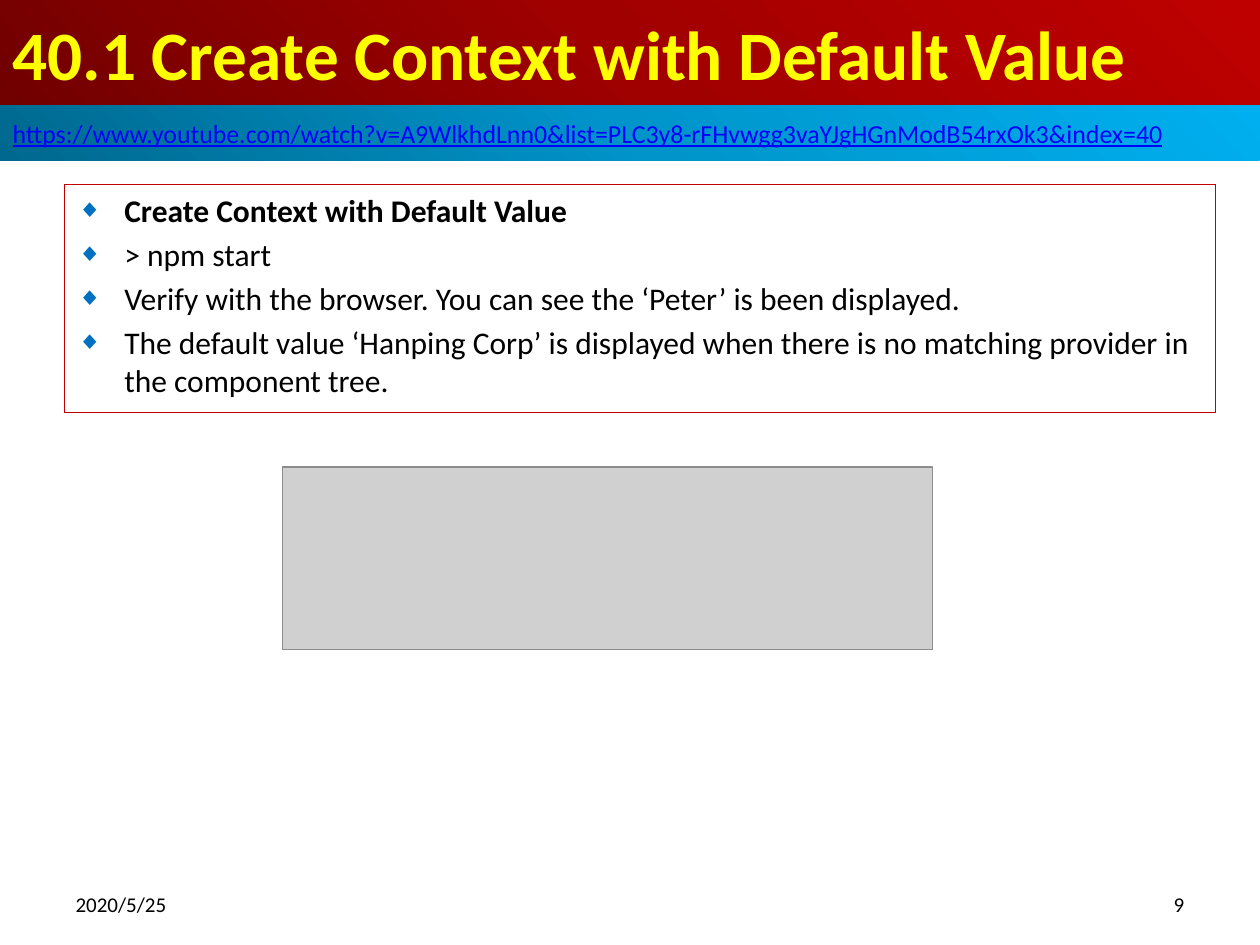
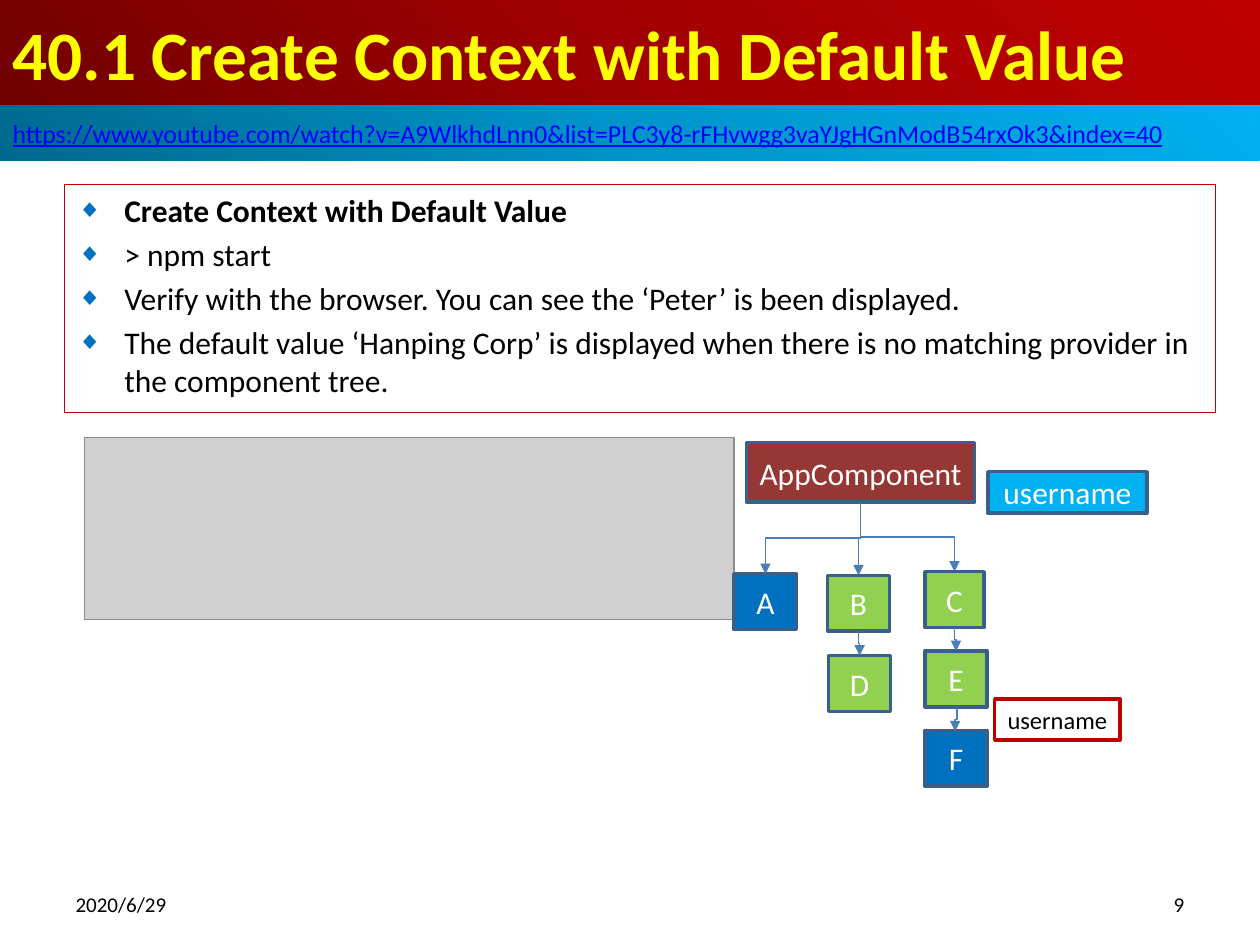
Before and after one commit to peterhchen/800-React-Hook, a slide deck: slide 9 of 40_Context3.pptx. Drawn at 1260x945 pixels with LibreOffice and Linux fonts; fonts in the diff are those of the drawing; grey boxes stand for pictures. Boxes give left, top, right and bottom in pixels: in the first picture for what was removed or moved away, otherwise in the second. Text is boxed around its words. In the diff, an @@ line names an element or a change of style, - is before the commit and + after.

```diff
--- a/40_Context3.pptx
+++ b/40_Context3.pptx
@@ picture moved from (x1=282, y1=467, x2=932, y2=650) to (x1=84, y1=437, x2=735, y2=620) @@
@@ rectangle added at (x1=746, y1=442, x2=974, y2=501), fill #953735, outline #3A5F8C 2 pt, 18 pt, text #FFFFFF @@
+AppComponent
@@ rectangle added at (x1=988, y1=471, x2=1147, y2=513), fill #00B0F0, outline #3A5F8C 2 pt, 18 pt, text #FFFFFF @@
+username
@@ elbow arrow added from (861, 503) to (766, 575), #4B7EBC 0.75 pt @@
@@ elbow arrow added from (861, 503) to (858, 576), #4B7EBC 0.75 pt @@
@@ elbow arrow added from (861, 503) to (955, 572), #4B7EBC 0.75 pt @@
@@ rectangle added at (x1=735, y1=575, x2=798, y2=630), fill #0070C0, outline #3A5F8C 2 pt, 18 pt, text #FFFFFF @@
+A
@@ rectangle added at (x1=828, y1=576, x2=891, y2=631), fill #92D050, outline #3A5F8C 2 pt, 18 pt, text #FFFFFF @@
+B
@@ rectangle added at (x1=925, y1=572, x2=984, y2=627), fill #92D050, outline #3A5F8C 2 pt, 18 pt, text #FFFFFF @@
+C
@@ elbow arrow added from (955, 627) to (956, 651), #4B7EBC 0.75 pt @@
@@ rectangle added at (x1=828, y1=655, x2=891, y2=711), fill #92D050, outline #3A5F8C 2 pt, 18 pt, text #FFFFFF @@
+D
@@ elbow arrow added from (858, 631) to (859, 655), #4B7EBC 0.75 pt @@
@@ rectangle added at (x1=925, y1=651, x2=988, y2=707), fill #92D050, outline #3A5F8C 2 pt, 18 pt, text #FFFFFF @@
+E
@@ elbow arrow added from (956, 708) to (955, 731), #4B7EBC 0.75 pt @@
@@ rectangle added at (x1=994, y1=699, x2=1120, y2=741), outline #C00000 2 pt, 14 pt, text #000000 @@
+username
@@ rectangle added at (x1=925, y1=731, x2=988, y2=786), fill #0070C0, outline #3A5F8C 2 pt, 18 pt, text #FFFFFF @@
+F
@@ text at (x1=76, y1=897, x2=167, y2=913): text changed @@
-2020/5/25
+2020/6/29
```
Also in this commit, not shown: 21 other slides changed, 2 slides added.
